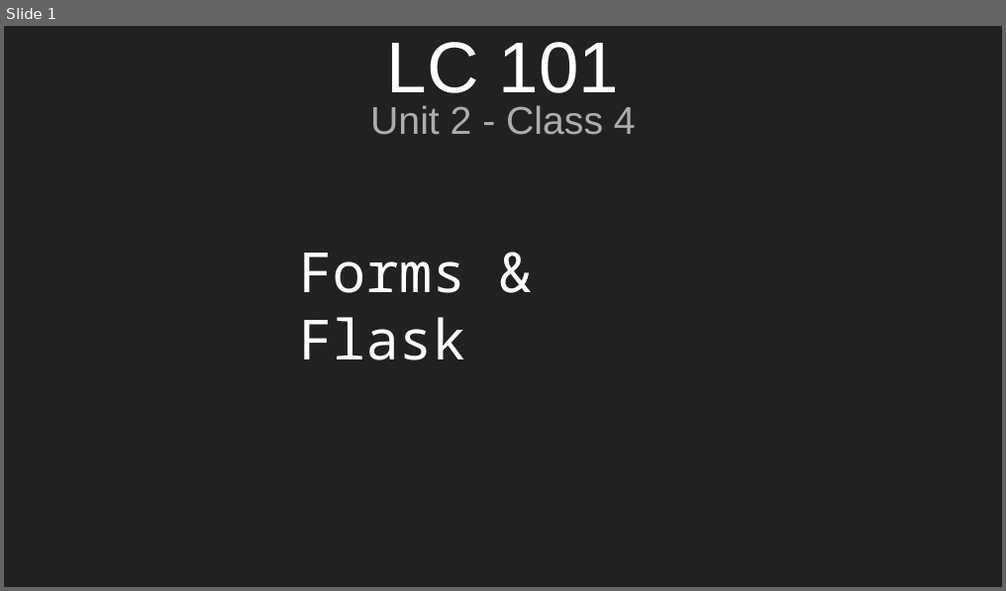
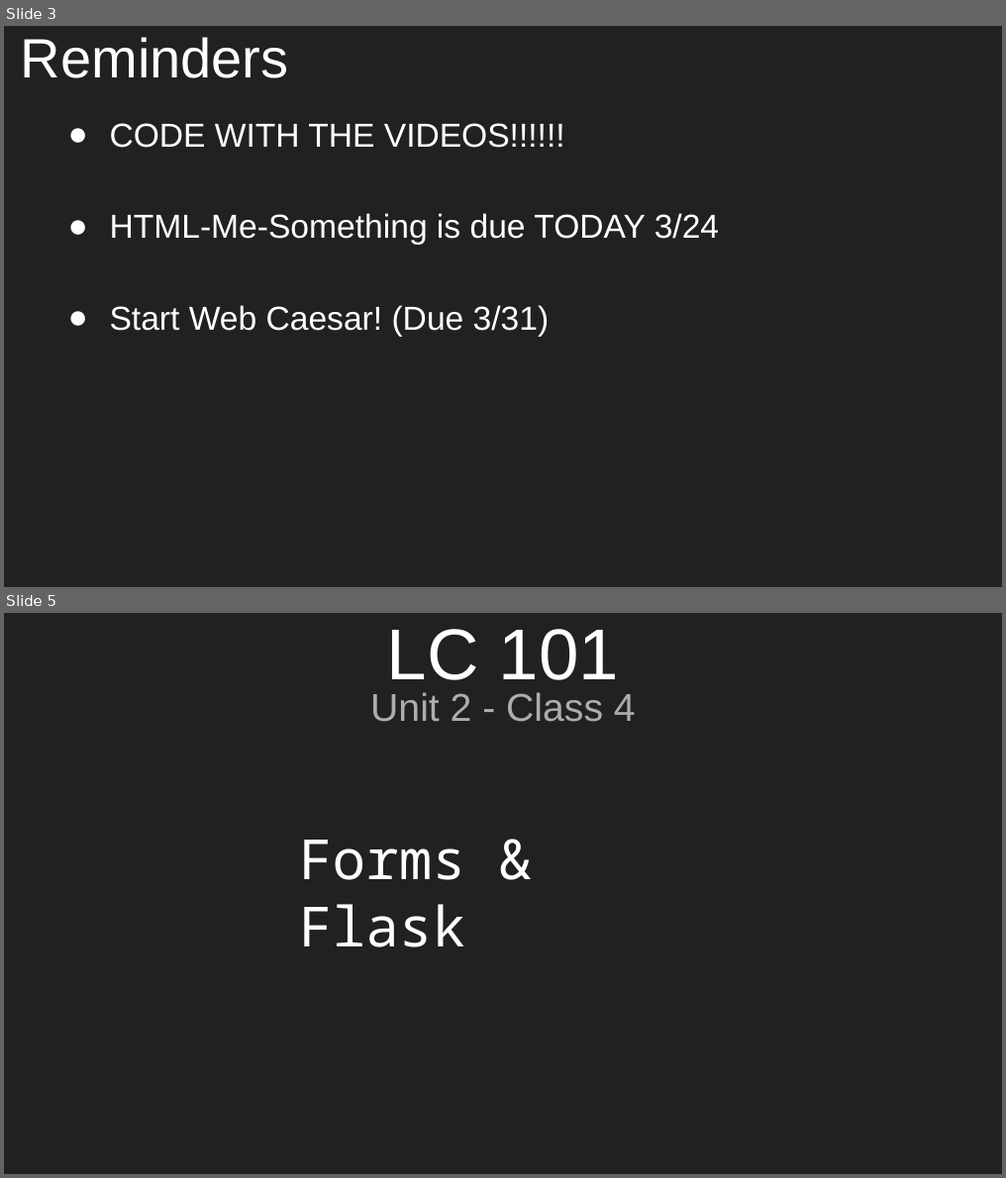
Before and after one commit to aleesham/lc101-unit2, a slide deck: slides/Unit 2 - LC 101 - Class 4.pptx. Shown one above the other, each under a label of ours: slide 1 before the commit, slides 3 and 5 after it; the slides between them are not shown. The pictures are 1006x591 and 1006x1178 pixels, drawn with LibreOffice and Linux fonts; fonts in the diff are those of the drawing. Boxes give left, top, right and bottom in pixels: in the first picture for what was removed or moved away, otherwise in the second. Text is boxed around its words. In the diff, an @@ line names an element or a change of style, - is before the commit and + after.

```diff
--- a/slides/Unit 2 - LC 101 - Class 4.pptx
+++ b/slides/Unit 2 - LC 101 - Class 4.pptx
@@ slide 3 added at [4, 26, 1002, 587], background #212121 @@
@@ title added at [21, 37, 289, 78], 40 pt, text #FFFFFF @@
+Reminders
@@ text added at [110, 123, 719, 337], 24 pt, text #FFFFFF @@
+● CODE WITH THE VIDEOS!!!!!!
+● HTML-Me-Something is due TODAY 3/24
+● Start Web Caesar! (Due 3/31)
@@ what was slide 1 is now slide 5 @@
```
Also in this commit, not shown: 1 slide changed, 4 other slides added, 1 other file.
